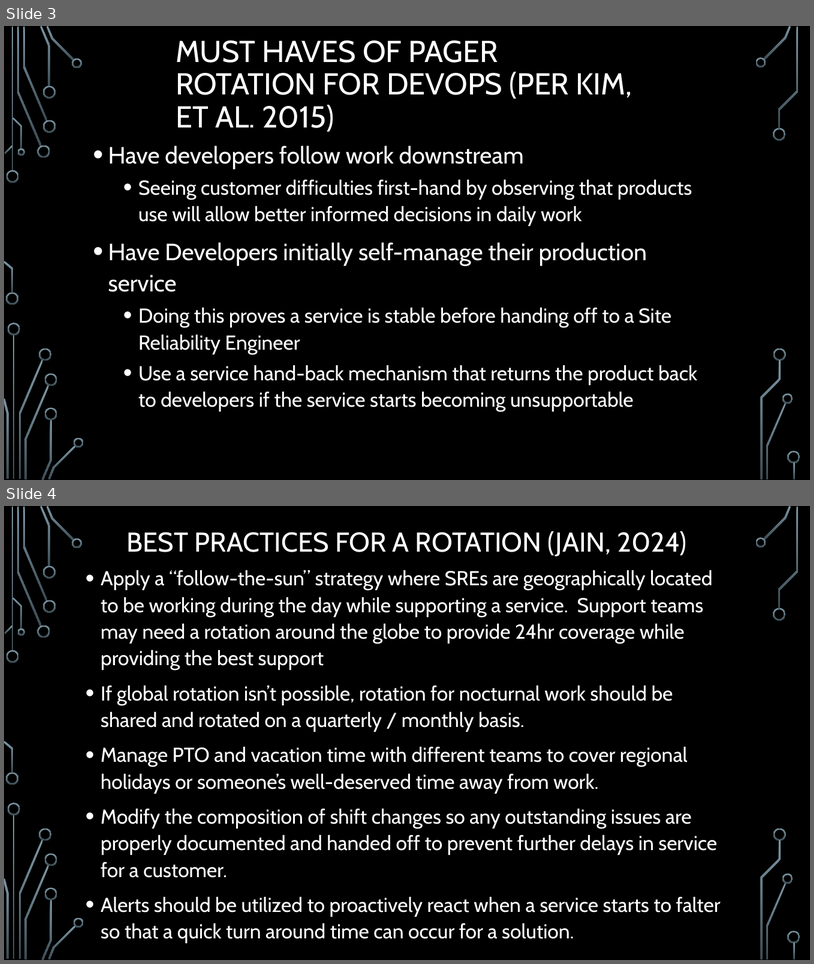
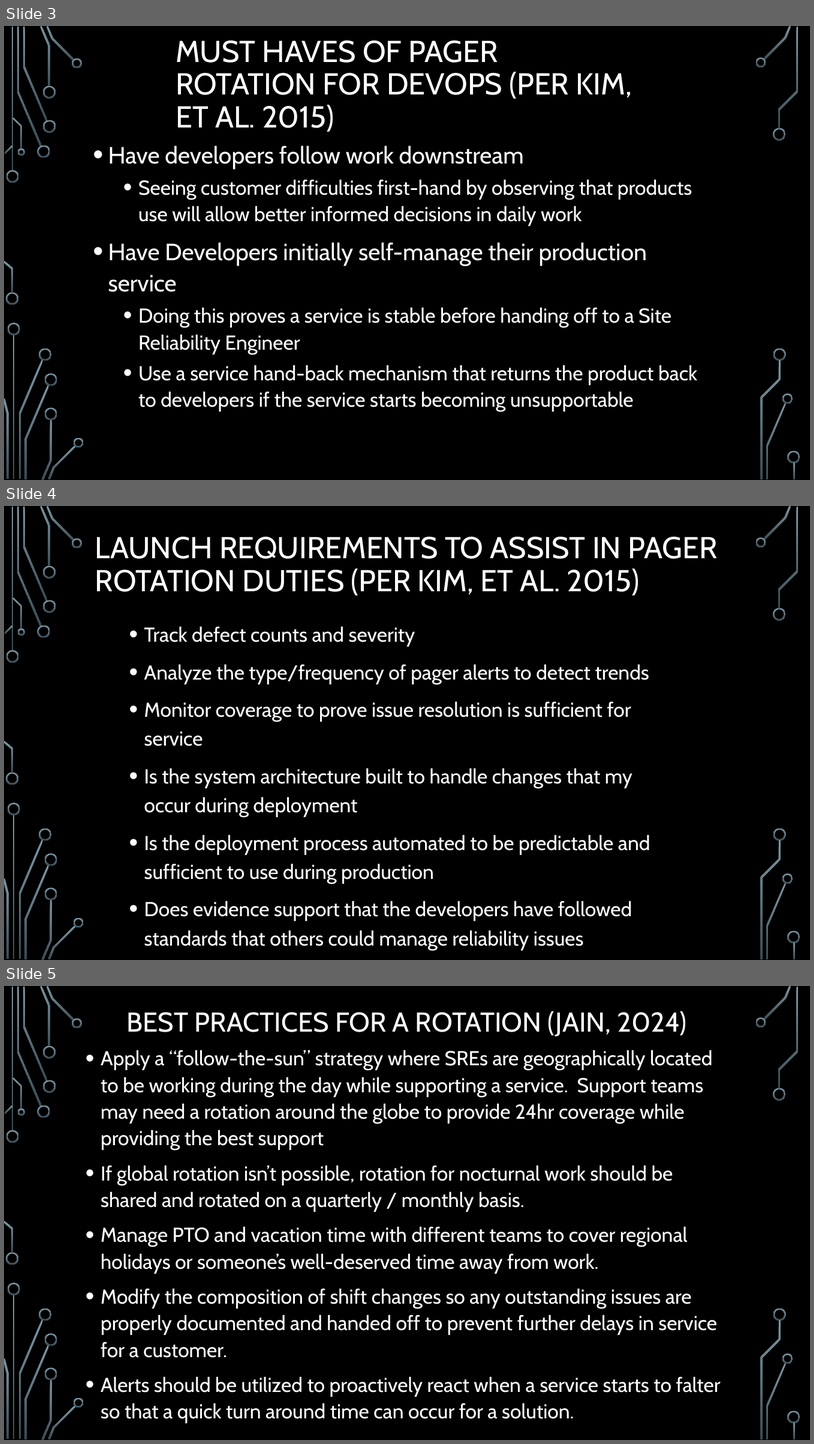
Before and after one commit to JKBRUIN/csd-380, a slide deck: module-07/Kellam_380Mod07_2.pptx. Shown one above the other, each under a label of ours: slides 3 and 4 before the commit, slides 3, 4 and 5 after it. The pictures are 814x964 and 814x1444 pixels, drawn with LibreOffice and Linux fonts; fonts in the diff are those of the drawing; background and template pictures are left out. Boxes give left, top, right and bottom in pixels: in the first picture for what was removed or moved away, otherwise in the second. Text is boxed around its words. In the diff, an @@ line names an element or a change of style, - is before the commit and + after.

Commit message:
module-7 assignment - launch requirement slide addition

```diff
--- a/module-07/Kellam_380Mod07_2.pptx
+++ b/module-07/Kellam_380Mod07_2.pptx
@@ slide 4 added at (x1=4, y1=506, x2=810, y2=960), background picture (left out); not listed: 36 template elements that a slide beside it also shows @@
@@ title added at (x1=95, y1=537, x2=718, y2=595), 36 pt, text #FFFFFF @@
+LAUNCH REQUIREMENTS TO ASSIST IN PAGER ROTATION DUTIES (PER KIM, ET AL. 2015)
@@ text added at (x1=144, y1=626, x2=651, y2=950), 24 pt, text #FFFFFF @@
+• Track defect counts and severity
+• Analyze the type/frequency of pager alerts to detect trends
+• Monitor coverage to prove issue resolution is sufficient for service
+• Is the system architecture built to handle changes that my occur during deployment
+• Is the deployment process automated to be predictable and sufficient to use during production
+• Does evidence support that the developers have followed standards that others could manage reliability issues
@@ what was slide 4 is now slide 5 @@
```
